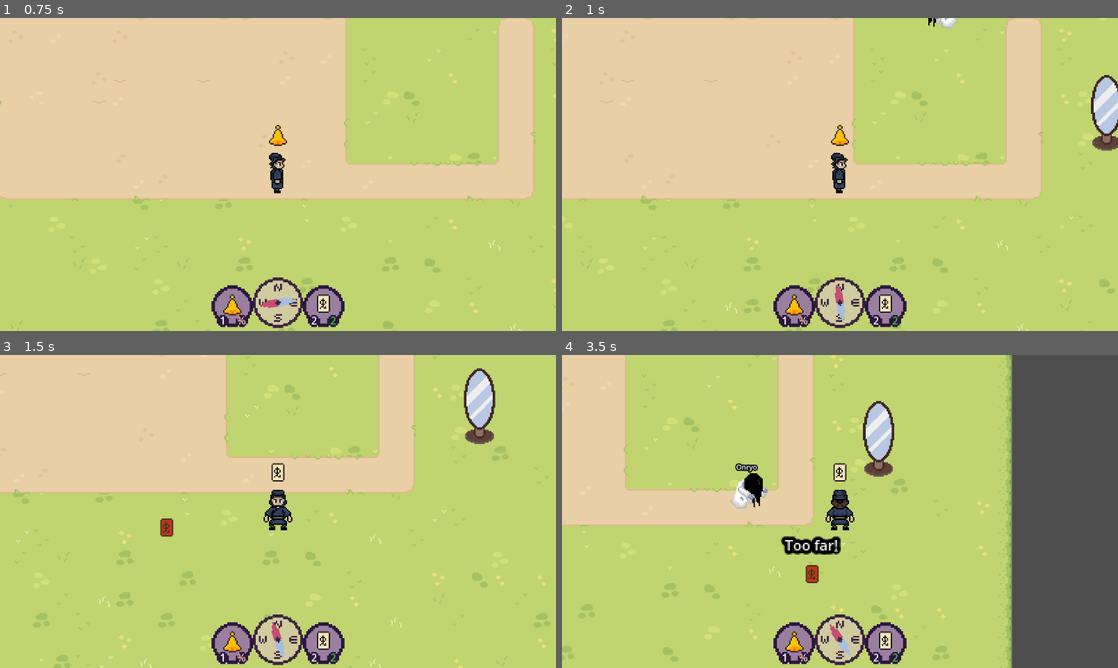
Above: before the commit, frames 1-4 (two rows, left to right).
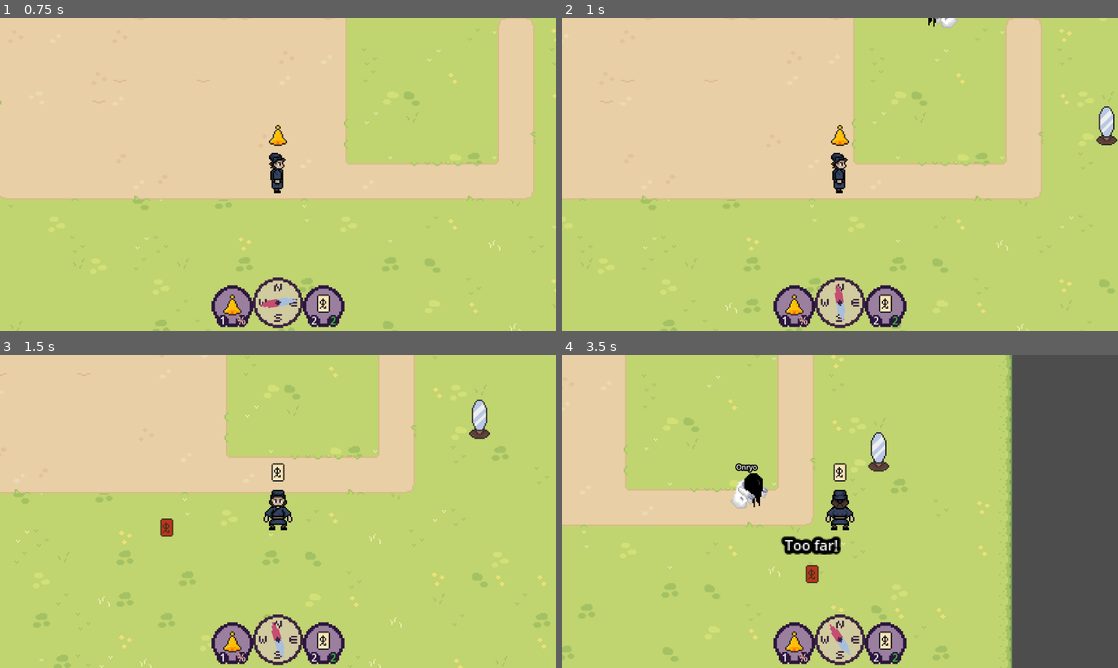
Above: after the commit, the same moments.

Repository: FennecKii/Pixel-Game-Jam-2025
Game: Godot game, scene res://Maps/Map 1/map_1.tscn
Two runs of this game, one before a commit and one after it. Both use one fixed random seed, a clock stepped at 60 frames per second and the inputs below.
Inputs (mouse positions are in pixels of both pictures, inside the frame that each line leads up to):
- Up to frame 1 (0.75 s): move the mouse to (278, 193) at 0.52 s; hold D (Right) from 0.53 s (still down); tap 1 (Equip Bell) at 0.6 s
- Up to frame 2 (1 s): keep holding D (Right)
- Up to frame 3 (1.5 s): move the mouse to (166, 527) at 1.27 s; release D (Right) at 1.28 s; hold S (Down) from 1.28 s (still down); tap 2 (Equip Ofuda) at 1.35 s
- Up to frame 4 (3.5 s): move the mouse to (895, 442) at 2.02 s; release S (Down) at 2.03 s; hold D (Right) 2.03-2.78 s; tap E (Interact) at 2.1 s; move the mouse to (812, 574) at 2.77 s; hold W (Up) from 2.78 s (still down); click (812, 574) at 2.85 s

Frame 1 is identical in both runs. In frame 2, 0.8% of the frame differs, in the area x 95-100%, y 18-43%; in frame 3, 0.9%, in the area x 83-90%, y 4-29%; in frame 4, 0.9%.

Commit message:
mirror sprite and animation updates
- roof transparancy changed

Diff:
--- a/Globals/Components/roof.gd
+++ b/Globals/Components/roof.gd
@@ -3,7 +3,7 @@
 extends Node2D
 
 @export var occlusion_time: float = 0.5
-@export var occlusion_color: Color = Color(1, 1, 1, 0.5)
+@export var occlusion_color: Color = Color(1, 1, 1, 0)
 
 @onready var roof_tilemap: TileMapLayer = $"Roof Tilemap"
 
--- a/Objects/Mirror/mirror.gd
+++ b/Objects/Mirror/mirror.gd
@@ -37,19 +37,19 @@
 		mirror_front.visible = true
 		mirror_side.visible = false
 		player_detection_collision.position = Vector2(0, 7.5)
-		ghost_detection_component.position = Vector2(0, 32)
+		ghost_detection_component.position = Vector2(0, 15)
 	elif mirror_type == MirrorDirection.LEFT:
 		mirror_side.flip_h = true
 		mirror_front.visible = false
 		mirror_side.visible = true
 		player_detection_collision.position = Vector2(-8, 3)
-		ghost_detection_component.position = Vector2(-48, 3)
+		ghost_detection_component.position = Vector2(-24, 3)
 	elif mirror_type == MirrorDirection.RIGHT:
 		mirror_side.flip_h = false
 		mirror_front.visible = false
 		mirror_side.visible = true
 		player_detection_collision.position = Vector2(8, 3)
-		ghost_detection_component.position = Vector2(48, 3)
+		ghost_detection_component.position = Vector2(24, 3)
 
 func _on_player_detection_body_entered(body: Node2D) -> void:
 	if body == Global.player_node:
--- a/Objects/Mirror/mirror.tscn
+++ b/Objects/Mirror/mirror.tscn
@@ -9,62 +9,77 @@
 [ext_resource type="Texture2D" uid="uid://bq6ti5vsi68r0" path="res://Ghosts/Onryo/Assests/onryo-run.png" id="6_s2aci"]
 
 [sub_resource type="RectangleShape2D" id="RectangleShape2D_maca8"]
+size = Vector2(26.4021, 14.0421)
 
 [sub_resource type="CircleShape2D" id="CircleShape2D_maca8"]
-radius = 12.1711
-
-[sub_resource type="AtlasTexture" id="AtlasTexture_sjv4e"]
-atlas = ExtResource("4_2juue")
-region = Rect2(0, 0, 32, 64)
-
-[sub_resource type="AtlasTexture" id="AtlasTexture_tnlkt"]
-atlas = ExtResource("4_2juue")
-region = Rect2(32, 0, 32, 64)
-
-[sub_resource type="AtlasTexture" id="AtlasTexture_0ykpp"]
-atlas = ExtResource("4_2juue")
-region = Rect2(64, 0, 32, 64)
-
-[sub_resource type="AtlasTexture" id="AtlasTexture_2jg3b"]
-atlas = ExtResource("4_2juue")
-region = Rect2(96, 0, 32, 64)
-
-[sub_resource type="AtlasTexture" id="AtlasTexture_am2gq"]
-atlas = ExtResource("4_2juue")
-region = Rect2(128, 0, 32, 64)
-
-[sub_resource type="AtlasTexture" id="AtlasTexture_qtf83"]
-atlas = ExtResource("4_2juue")
-region = Rect2(160, 0, 32, 64)
-
-[sub_resource type="AtlasTexture" id="AtlasTexture_maca8"]
+radius = 10.2387
+
+[sub_resource type="AtlasTexture" id="AtlasTexture_80nxv"]
+atlas = ExtResource("4_2juue")
+region = Rect2(0, 0, 32, 32)
+
+[sub_resource type="AtlasTexture" id="AtlasTexture_eqhj2"]
+atlas = ExtResource("4_2juue")
+region = Rect2(32, 0, 32, 32)
+
+[sub_resource type="AtlasTexture" id="AtlasTexture_248io"]
+atlas = ExtResource("4_2juue")
+region = Rect2(64, 0, 32, 32)
+
+[sub_resource type="AtlasTexture" id="AtlasTexture_xob26"]
+atlas = ExtResource("4_2juue")
+region = Rect2(96, 0, 32, 32)
+
+[sub_resource type="AtlasTexture" id="AtlasTexture_685cc"]
+atlas = ExtResource("4_2juue")
+region = Rect2(128, 0, 32, 32)
+
+[sub_resource type="AtlasTexture" id="AtlasTexture_8ptq1"]
+atlas = ExtResource("4_2juue")
+region = Rect2(160, 0, 32, 32)
+
+[sub_resource type="AtlasTexture" id="AtlasTexture_pmiq8"]
+atlas = ExtResource("4_2juue")
+region = Rect2(192, 0, 32, 32)
+
+[sub_resource type="AtlasTexture" id="AtlasTexture_stv32"]
+atlas = ExtResource("4_2juue")
+region = Rect2(224, 0, 32, 32)
+
+[sub_resource type="AtlasTexture" id="AtlasTexture_kbxft"]
 atlas = ExtResource("5_ss1a5")
-region = Rect2(0, 0, 32, 64)
-
-[sub_resource type="AtlasTexture" id="AtlasTexture_s2c8l"]
+region = Rect2(0, 0, 32, 32)
+
+[sub_resource type="AtlasTexture" id="AtlasTexture_ms2q8"]
 atlas = ExtResource("5_ss1a5")
-region = Rect2(0, 0, 32, 64)
+region = Rect2(0, 0, 32, 32)
 
 [sub_resource type="SpriteFrames" id="SpriteFrames_ottcr"]
 animations = [{
 "frames": [{
-"duration": 1.5,
-"texture": SubResource("AtlasTexture_sjv4e")
-}, {
-"duration": 2.0,
-"texture": SubResource("AtlasTexture_tnlkt")
-}, {
-"duration": 1.75,
-"texture": SubResource("AtlasTexture_0ykpp")
-}, {
-"duration": 1.5,
-"texture": SubResource("AtlasTexture_2jg3b")
-}, {
-"duration": 1.25,
-"texture": SubResource("AtlasTexture_am2gq")
-}, {
-"duration": 1.0,
-"texture": SubResource("AtlasTexture_qtf83")
+"duration": 1.0,
+"texture": SubResource("AtlasTexture_80nxv")
+}, {
+"duration": 1.0,
+"texture": SubResource("AtlasTexture_eqhj2")
+}, {
+"duration": 1.0,
+"texture": SubResource("AtlasTexture_248io")
+}, {
+"duration": 1.0,
+"texture": SubResource("AtlasTexture_xob26")
+}, {
+"duration": 1.0,
+"texture": SubResource("AtlasTexture_685cc")
+}, {
+"duration": 1.0,
+"texture": SubResource("AtlasTexture_8ptq1")
+}, {
+"duration": 1.0,
+"texture": SubResource("AtlasTexture_pmiq8")
+}, {
+"duration": 1.0,
+"texture": SubResource("AtlasTexture_stv32")
 }],
 "loop": true,
 "name": &"crack",
@@ -72,7 +87,7 @@
 }, {
 "frames": [{
 "duration": 1.0,
-"texture": SubResource("AtlasTexture_maca8")
+"texture": SubResource("AtlasTexture_kbxft")
 }],
 "loop": true,
 "name": &"ghost_appear",
@@ -80,7 +95,7 @@
 }, {
 "frames": [{
 "duration": 1.0,
-"texture": SubResource("AtlasTexture_s2c8l")
+"texture": SubResource("AtlasTexture_ms2q8")
 }],
 "loop": true,
 "name": &"idle",
@@ -140,7 +155,7 @@
 
 [sub_resource type="Animation" id="Animation_ms2q8"]
 resource_name = "crack"
-length = 1.5
+length = 1.80002
 step = 0.2
 tracks/0/type = "value"
 tracks/0/imported = false
@@ -161,10 +176,10 @@
 tracks/1/interp = 1
 tracks/1/loop_wrap = true
 tracks/1/keys = {
-"times": PackedFloat32Array(0, 0.188456, 0.583736, 0.951119, 1.13765, 1.28955),
-"transitions": PackedFloat32Array(1, 1, 1, 1, 1, 1),
-"update": 1,
-"values": [0, 1, 2, 3, 4, 5]
+"times": PackedFloat32Array(0, 0.188456, 0.4, 0.6, 0.8, 1, 1.2, 1.4),
+"transitions": PackedFloat32Array(1, 1, 1, 1, 1, 1, 1, 1),
+"update": 1,
+"values": [0, 1, 2, 3, 4, 5, 6, 7]
 }
 
 [sub_resource type="Animation" id="Animation_80nxv"]
@@ -214,10 +229,10 @@
 tracks/3/interp = 1
 tracks/3/loop_wrap = true
 tracks/3/keys = {
-"times": PackedFloat32Array(0, 0.6, 1.2),
-"transitions": PackedFloat32Array(1, 1, 1),
+"times": PackedFloat32Array(0, 0.540328, 0.69259, 1.2),
+"transitions": PackedFloat32Array(1, 1, 1, 1),
 "update": 0,
-"values": [Color(0.188235, 0.188235, 0.188235, 0), Color(0.188235, 0.188235, 0.188235, 0.705882), Color(0.188235, 0.188235, 0.188235, 0)]
+"values": [Color(0.188235, 0.188235, 0.188235, 0), Color(0.394226, 0.394226, 0.394226, 0.511), Color(0.394226, 0.394226, 0.394226, 0.511), Color(0.188235, 0.188235, 0.188235, 0)]
 }
 
 [sub_resource type="Animation" id="Animation_maca8"]
@@ -262,23 +277,22 @@
 script = ExtResource("1_mhyce")
 
 [node name="Mirror Collision" type="CollisionShape2D" parent="."]
-position = Vector2(0, 3)
-scale = Vector2(1.0791, 0.591706)
+position = Vector2(-2.98023e-07, 1.5)
+scale = Vector2(0.606012, 0.4985)
 shape = SubResource("RectangleShape2D_maca8")
 
 [node name="Mirror Front" type="Sprite2D" parent="."]
 texture = ExtResource("1_nlt6w")
-offset = Vector2(0, -20)
+offset = Vector2(0, -10)
 
 [node name="Mirror Side" type="Sprite2D" parent="."]
 visible = false
 texture = ExtResource("2_mhyce")
-offset = Vector2(0, -20)
-flip_h = true
+offset = Vector2(0, -10)
 
 [node name="Ghost Detection Component" parent="." instance=ExtResource("4_ms2q8")]
-position = Vector2(0, 32)
-scale = Vector2(0.213627, 0.134499)
+position = Vector2(0, 15)
+scale = Vector2(0.0792957, -0.0472091)
 
 [node name="Player Detection" type="Area2D" parent="."]
 
@@ -290,9 +304,8 @@
 [node name="Mirror UI" type="CanvasLayer" parent="."]
 
 [node name="UI Animated Sprite" type="AnimatedSprite2D" parent="Mirror UI"]
-self_modulate = Color(1, 1, 1, 0)
-position = Vector2(1210, 610)
-scale = Vector2(4, 4)
+position = Vector2(1200, 620)
+scale = Vector2(6, 6)
 sprite_frames = SubResource("SpriteFrames_ottcr")
 animation = &"idle"
 autoplay = "idle"
@@ -304,8 +317,8 @@
 autoplay = "idle"
 
 [node name="Mirror Ghost Silhouette" type="Sprite2D" parent="Mirror UI"]
-position = Vector2(1211, 607)
-scale = Vector2(2.5, 2.5)
+position = Vector2(1203, 617)
+scale = Vector2(2, 2)
 texture = ExtResource("6_s2aci")
 hframes = 2
 
Binary file changed: Objects/Mirror/Mirror Front.png
Binary file changed: Objects/Mirror/Mirror Side.png
Not shown: 1 places in Objects/Mirror/mirror.tscn that only renumber resources
Binary file changed: UI/Mirror UI/Mirror UI.png
Binary file changed: UI/Mirror UI/Mirror_UI_Crack-Sheet.png
Not shown: 1 places in UI/main_menu.tscn that only renumber resources
